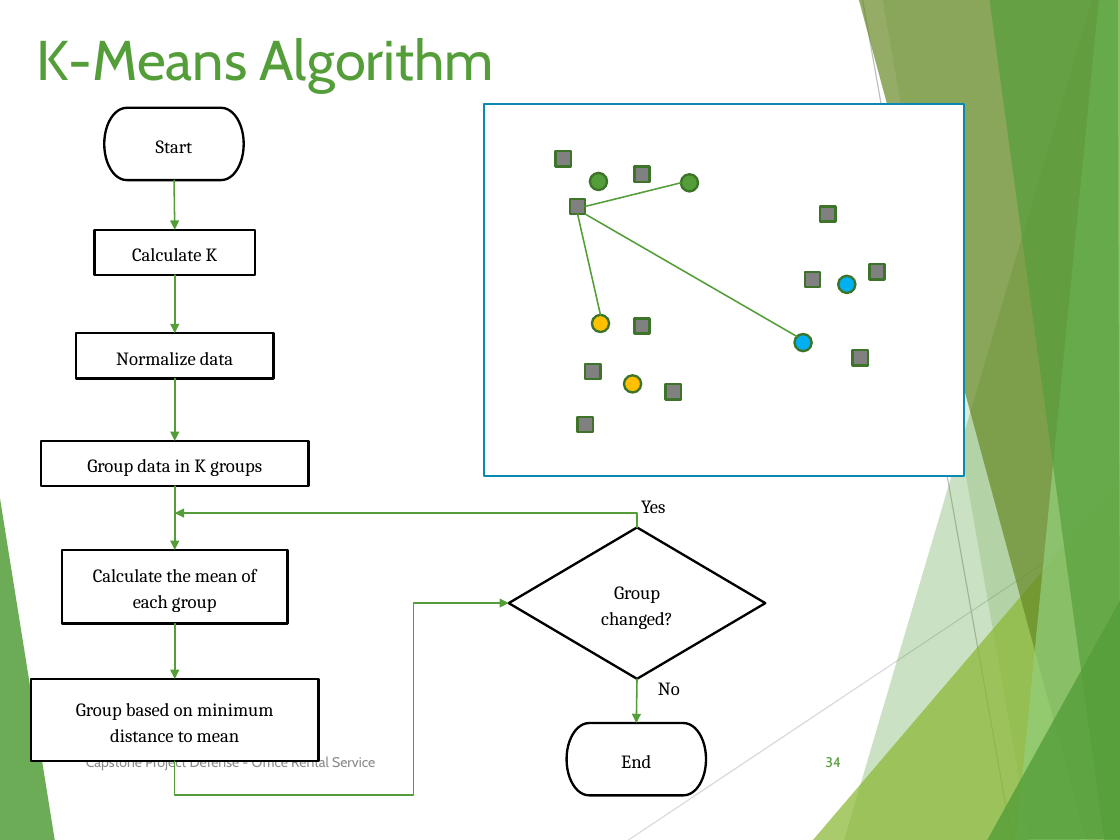
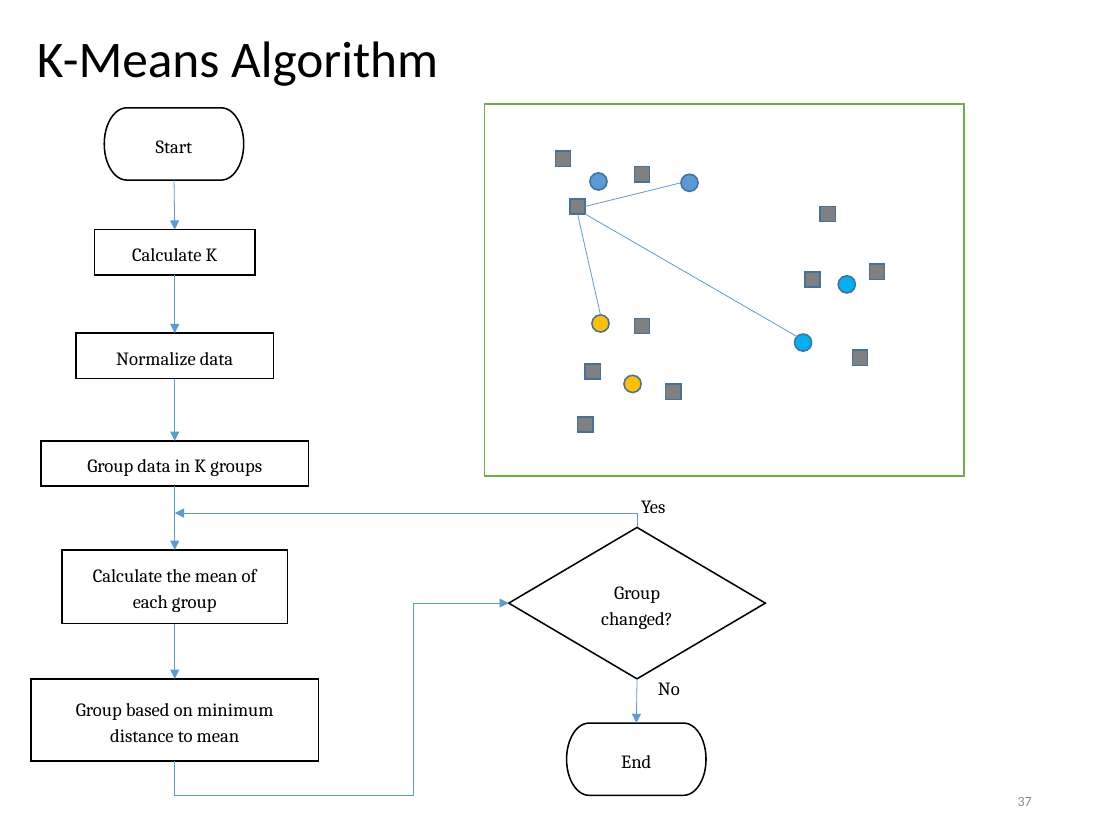
Before and after one commit to tienlx93/capstone-ors, a slide deck: slide 37 of doc/SlidePresentation 2 v3.pptx (slide 34 before the commit). Drawn at 1120x840 pixels with LibreOffice and Linux fonts; fonts in the diff are those of the drawing. Boxes give left, top, right and bottom in pixels: in the first picture for what was removed or moved away, otherwise in the second. Text is boxed around its words. In the diff, an @@ line names an element or a change of style, - is before the commit and + after.

```diff
--- a/doc/SlidePresentation 2 v3.pptx
+++ b/doc/SlidePresentation 2 v3.pptx
@@ title "K-Means Algorithm" at [37, 41, 438, 86]: size 36 to 33 pt, font Cabin to Calibri, text colour #549E39 to #000000; line spacing 1 to 0.9; vertical alignment top to middle @@
@@ rectangle at [484, 104, 963, 477]: outline #0989B1 1.5 pt to #70AD47 1 pt @@
@@ ellipse at [590, 172, 607, 189]: fill #549E39 to #5B9BD5; outline #3E752A 1.5 pt to #43739E 1 pt @@
@@ ellipse at [681, 175, 698, 192]: fill #549E39 to #5B9BD5; outline #3E752A 1.5 pt to #43739E 1 pt @@
@@ arrow (174, 180) - (175, 230): stroke #549E39 1 pt to #5B9BD5 0.5 pt @@
@@ line (586, 206) - (681, 183): stroke #549E39 1 pt to #5B9BD5 0.5 pt @@
@@ line (578, 214) - (600, 315): stroke #549E39 1 pt to #5B9BD5 0.5 pt @@
@@ line (586, 214) - (797, 336): stroke #549E39 1 pt to #5B9BD5 0.5 pt @@
@@ arrow (175, 276) - (175, 333): stroke #549E39 1 pt to #5B9BD5 0.5 pt @@
@@ arrow (175, 379) - (175, 441): stroke #549E39 1 pt to #5B9BD5 0.5 pt @@
@@ outline #3E752A 1.5 pt to #43739E 1 pt in 15 elements at [556, 151, 571, 167], [570, 199, 586, 215], [634, 167, 650, 183], [820, 206, 836, 222], [805, 272, 821, 288], [869, 264, 885, 280], [852, 351, 868, 366], [634, 318, 650, 334], [586, 364, 601, 380], [665, 384, 681, 400], [578, 417, 594, 432], [591, 315, 608, 332], [794, 334, 811, 351], [838, 276, 855, 292], [624, 375, 641, 392] @@
@@ arrow (175, 486) - (175, 550): stroke #549E39 1 pt to #5B9BD5 0.5 pt @@
@@ elbow arrow (637, 528) - (175, 513): stroke #549E39 1 pt to #5B9BD5 0.5 pt @@
@@ group removed at [0, 0, 1120, 840]: 8 freeform shapes, 2 lines @@
@@ arrow (175, 624) - (175, 679): stroke #549E39 1 pt to #5B9BD5 0.5 pt @@
@@ elbow arrow (175, 762) - (508, 604): stroke #549E39 1 pt to #5B9BD5 0.5 pt @@
@@ arrow (637, 679) - (636, 724): stroke #549E39 1 pt to #5B9BD5 0.5 pt @@
@@ outline #000000 1.5 pt to #000000 1 pt in 5 elements at [40, 441, 308, 486], [62, 550, 287, 624], [31, 679, 319, 762], [508, 528, 765, 679], [567, 724, 707, 796] @@
@@ text removed at [86, 755, 375, 771] @@
-Capstone Project Defense - Office Rental Service
@@ page number removed at [825, 757, 840, 767] @@
-34
@@ page number added at [1018, 797, 1032, 806], 9 pt, text #8C8C8C @@
+37
```
Also in this commit, not shown: 34 other slides changed, 5 slides added, 2 slides removed.
